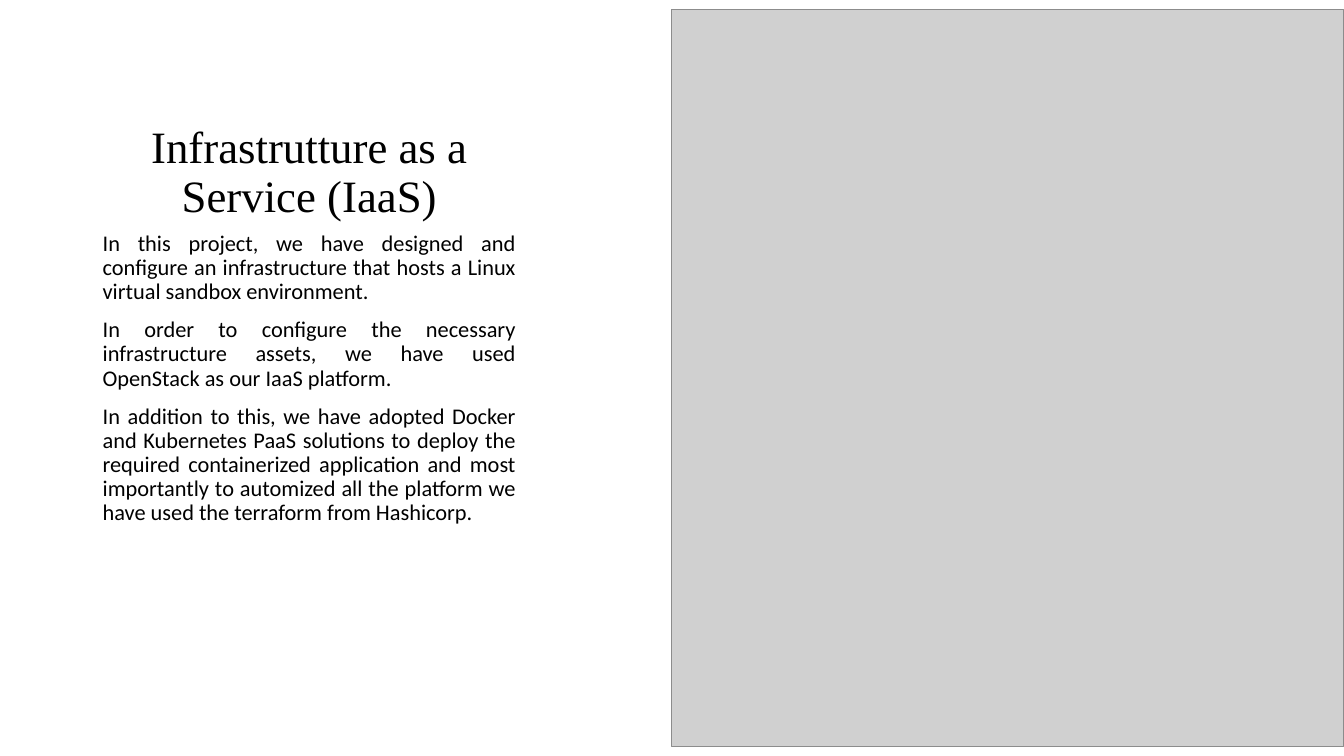
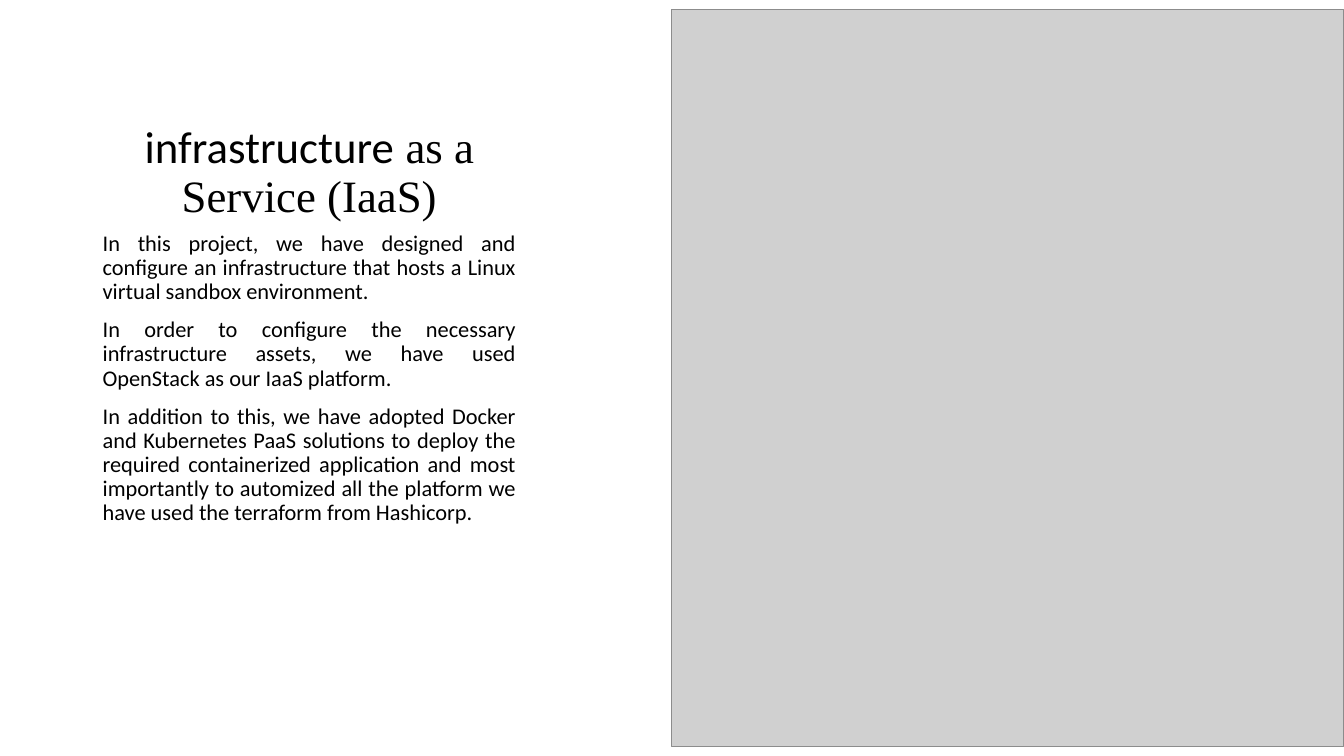
Before and after one commit to SuperboGiuseppe/education-on-demand, a slide deck: slide 2 of Presentation and report/Linux on Demand.pptx. Drawn at 1344x756 pixels with LibreOffice and Linux fonts; fonts in the diff are those of the drawing; grey boxes stand for pictures. Boxes give left, top, right and bottom in pixels: in the first picture for what was removed or moved away, otherwise in the second. Text is boxed around its words. In the diff, an @@ line names an element or a change of style, - is before the commit and + after.

Commit message:
presentationadded

```diff
--- a/Presentation and report/Linux on Demand.pptx
+++ b/Presentation and report/Linux on Demand.pptx
@@ title at (145,132,474,221): text changed @@
-Infrastrutture as a Service (IaaS)
+infrastructure as a Service (IaaS)
```
